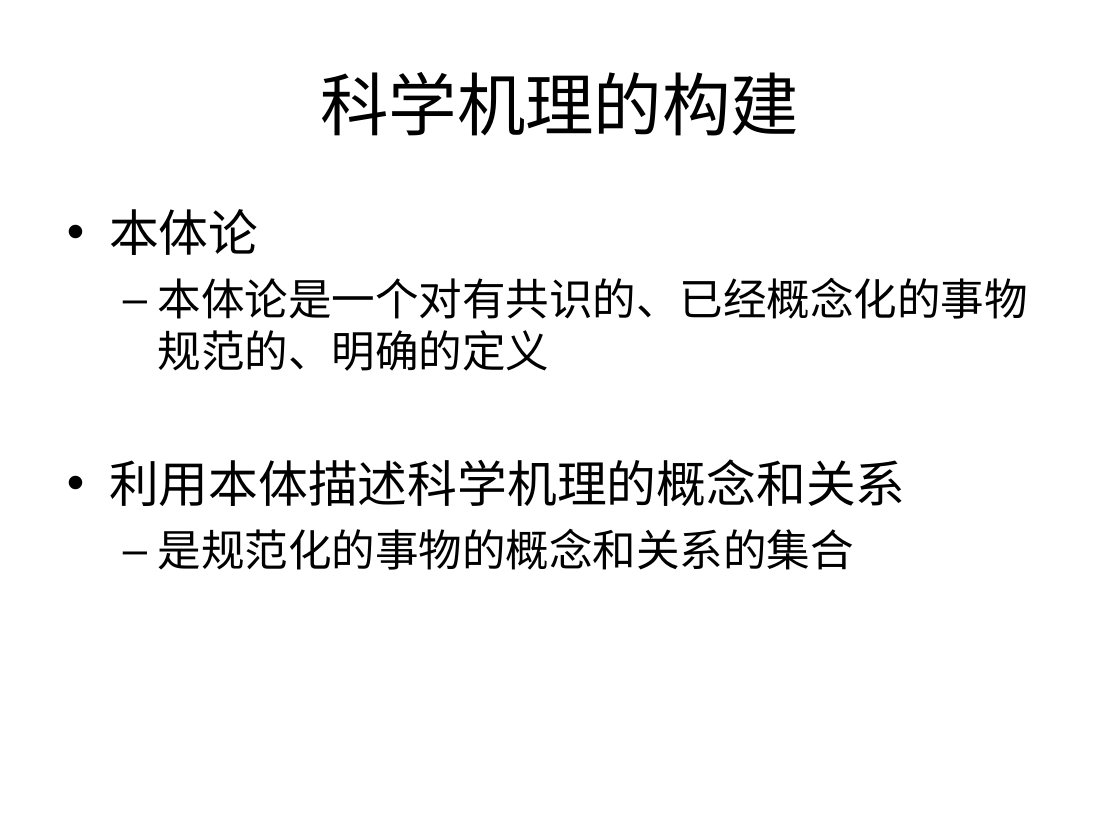
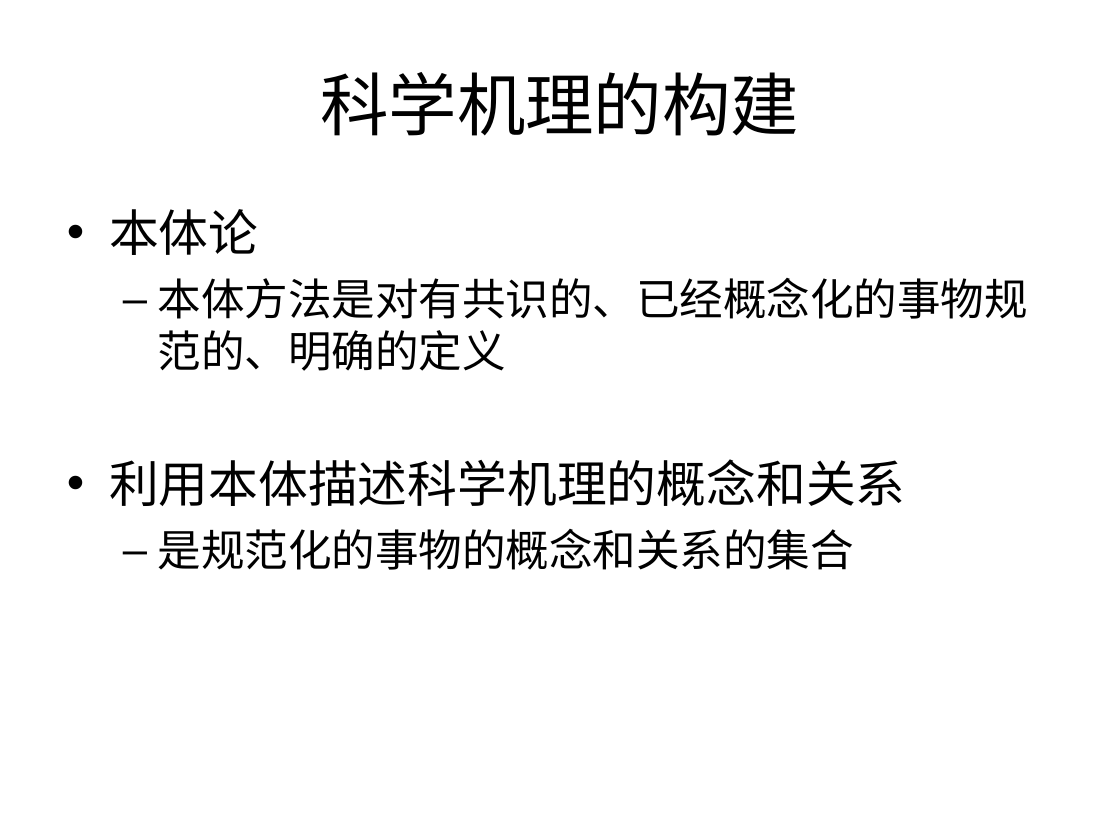
Before and after one commit to Nookleptia/qianmen3d, a slide deck: slide 13 of 毕设文件/毕设提纲.ppt. Drawn at 1120x840 pixels with LibreOffice and Linux fonts; fonts in the diff are those of the drawing. Boxes give left, top, right and bottom in pixels: in the first picture for what was removed or moved away, otherwise in the second. Text is boxed around its words. In the diff, an @@ line names an element or a change of style, - is before the commit and + after.

```diff
--- a/毕设文件/毕设提纲.ppt
+++ b/毕设文件/毕设提纲.ppt
@@ text at (158, 278, 1028, 371): text changed @@
-  – 本体论是一个对有共识的、已经概念化的事物规范的、明确的定义
+  – 本体方法是对有共识的、已经概念化的事物规范的、明确的定义
```
Also in this commit, not shown: 3 other slides changed, 2 other files.
